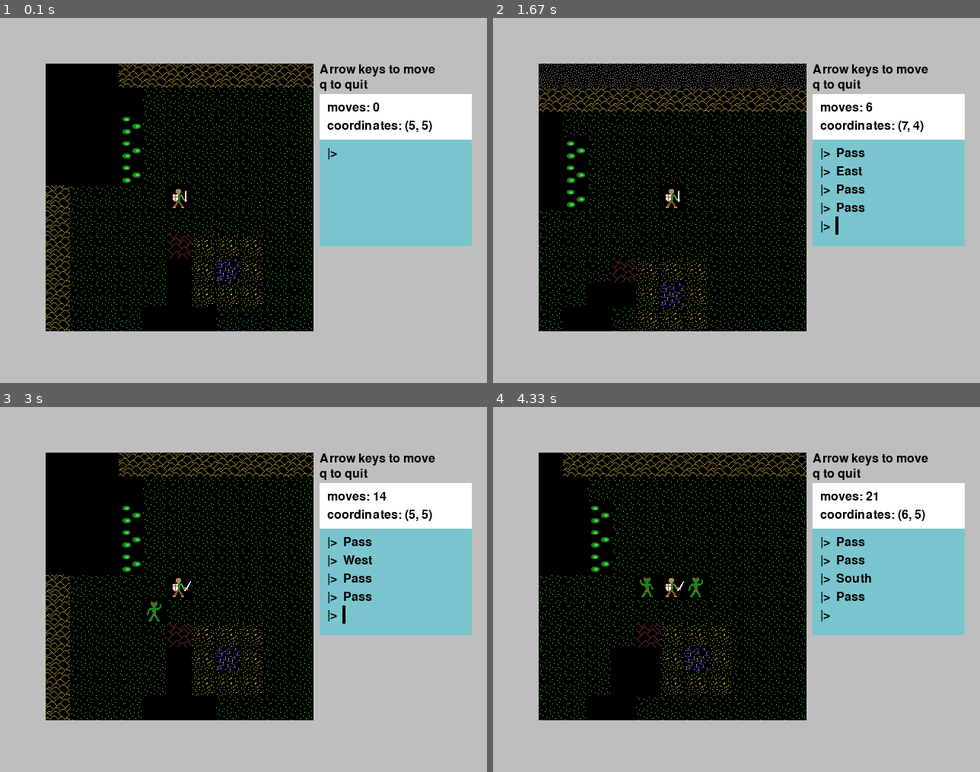
Above: before the commit, frames 1-4 (two rows, left to right).
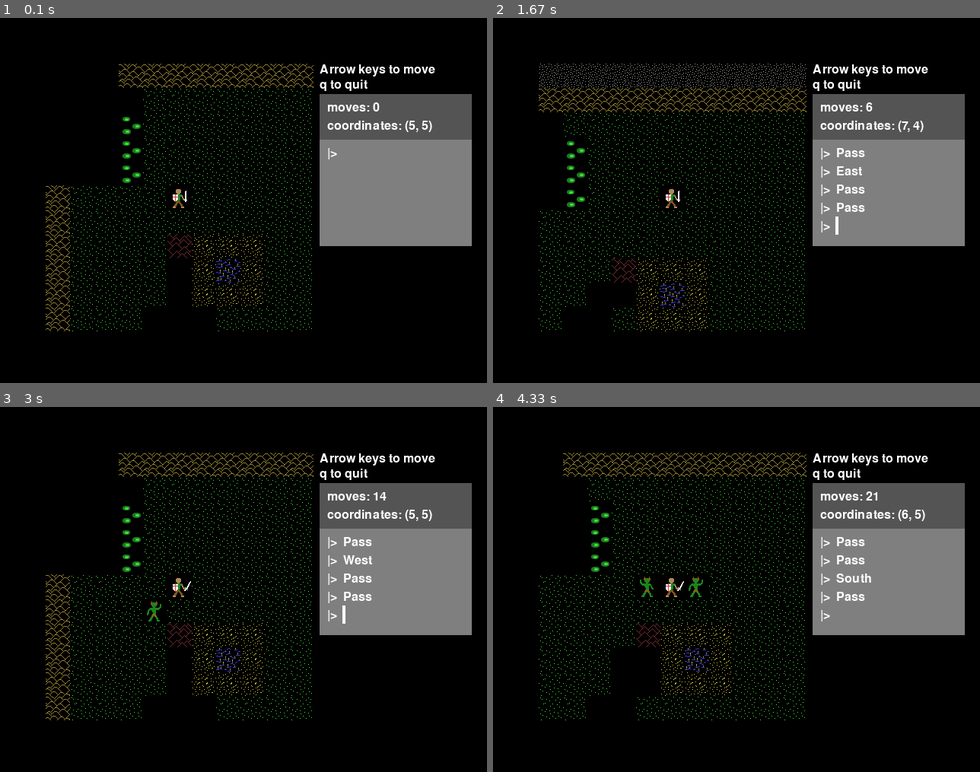
Above: after the commit, the same moments.

Repository: josh-reynolds/Python
Game: pygame game, started from pygame/nulltima/demo.py
The game is run twice, just before and just after one commit, with the same random seed, the same clock (stepped at 60 frames per second) and the same inputs.
Inputs:
- Up to frame 1 (0.1 s): no input
- Up to frame 2 (1.67 s): hold Right 0.33-0.8 s; hold Up 0.83-1.13 s; tap Space at 0.9, 1.23, 1.53 s; hold Right 1.17-1.63 s
- Up to frame 3 (3 s): hold Left 1.67-2.2 s; tap Space at 1.73, 2.03, 2.3, 2.63, 2.93 s; hold Down 2.23-2.53 s; hold Left 2.57-2.97 s
- Up to frame 4 (4.33 s): hold Up 3-3.37 s; tap Space at 3.07, 3.47, 3.77, 4.13 s; hold Right 3.4-4.03 s; hold Down from 4.07 s (still down)

The runs differ from the first frame. In frame 1, 60% of the frame differs, in the area x 0-100%, y 0-100%; in frame 2, 60%; in frame 3, 60%; in frame 4, 60%.

Commit message:
Adjusting default color scheme, and moving hardcoded color values into configurable object fields

Diff:
--- a/pygame/nulltima/game.py
+++ b/pygame/nulltima/game.py
@@ -12,7 +12,7 @@
 
         self.fontname = None
         self.fontsize = 24
-        self.fontcolor = Color('black')
+        self.fontcolor = Color('white')
 
         if options:
             for key,value in options.items():
@@ -41,7 +41,8 @@
         Game.level.nodes.append(self)
         self.fontname = None
         self.fontsize = 24
-        self.fontcolor = Color('black')
+        self.fontcolor = Color('white')
+        self.bg = Color('gray33')
         self.set_font()
         self.render()
 
@@ -58,7 +59,7 @@
         maxlines = len(contents) + 1
 
         self.img = pygame.Surface((self.width, 20 + maxlines * self.fontsize))
-        self.img.fill(Color('white'))
+        self.img.fill(self.bg)
         self.rect = self.img.get_rect()
         self.rect.topleft = self.pos
 
@@ -80,8 +81,8 @@
         Game.level.console = self
         self.fontname = None
         self.fontsize = 24
-        self.fontcolor = Color('black')
-        self.bg = Color('cadetblue3')
+        self.fontcolor = Color('white')
+        self.bg = Color('gray50')
         self.set_font()
         self.lines = []
         self.maxlines = 5
@@ -109,10 +110,10 @@
 
     def add(self, text=None):
         if self.lines:
-            self.lines.pop()
+            self.lines.pop()                  # remove the empty prompt line
         if text:
             self.lines.append(self.prompt + text)
-        self.lines.append(self.prompt)
+        self.lines.append(self.prompt)        # and put it back again...
 
     def draw(self):
         self.render()
@@ -134,7 +135,7 @@
 class Level:
     options = {
             'id': 0,
-            'bg': Color('gray'),
+            'bg': Color('black'),
             'file': '',
             'caption': '',
             }
@@ -233,6 +234,7 @@
     levels = []
     screen = None
     moves = 0
+    bg = Color('gray')
 
     def __init__(self):
         pygame.init()
@@ -258,7 +260,7 @@
 
             Game.level.update()
 
-            Game.screen.fill(Color('gray'))
+            Game.screen.fill(Game.bg)
             Game.level.draw()
             pygame.display.update()
 
--- a/pygame/nulltima/grid.py
+++ b/pygame/nulltima/grid.py
@@ -14,7 +14,7 @@
         self.top = top
         self.cell_width = cell_width
         self.cell_height = cell_height
-        self.contents = [[Color('black') for x in range(width)] for x in range(height)]
+        self.contents = [[Color('red') for x in range(width)] for x in range(height)]
         self.world = world()
         self.offset = (0,0)
         self.center = (self.width//2, self.height//2)
